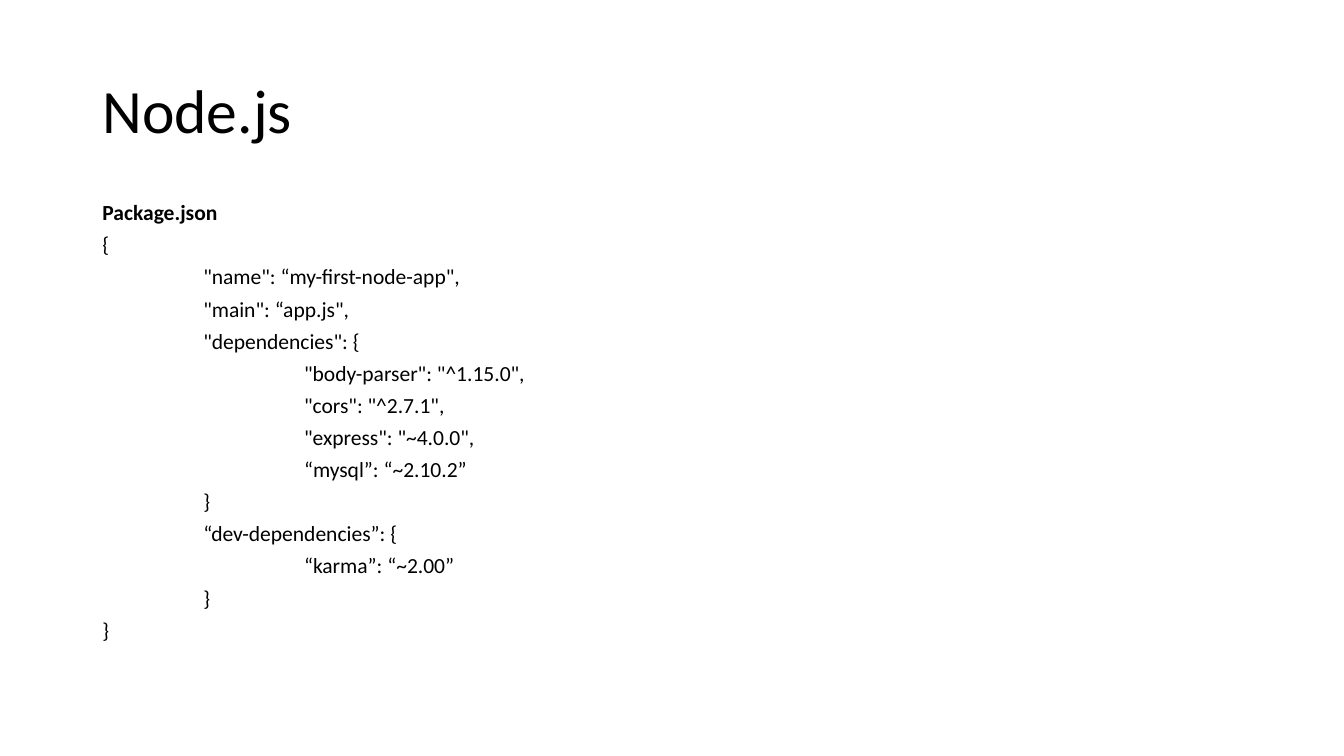
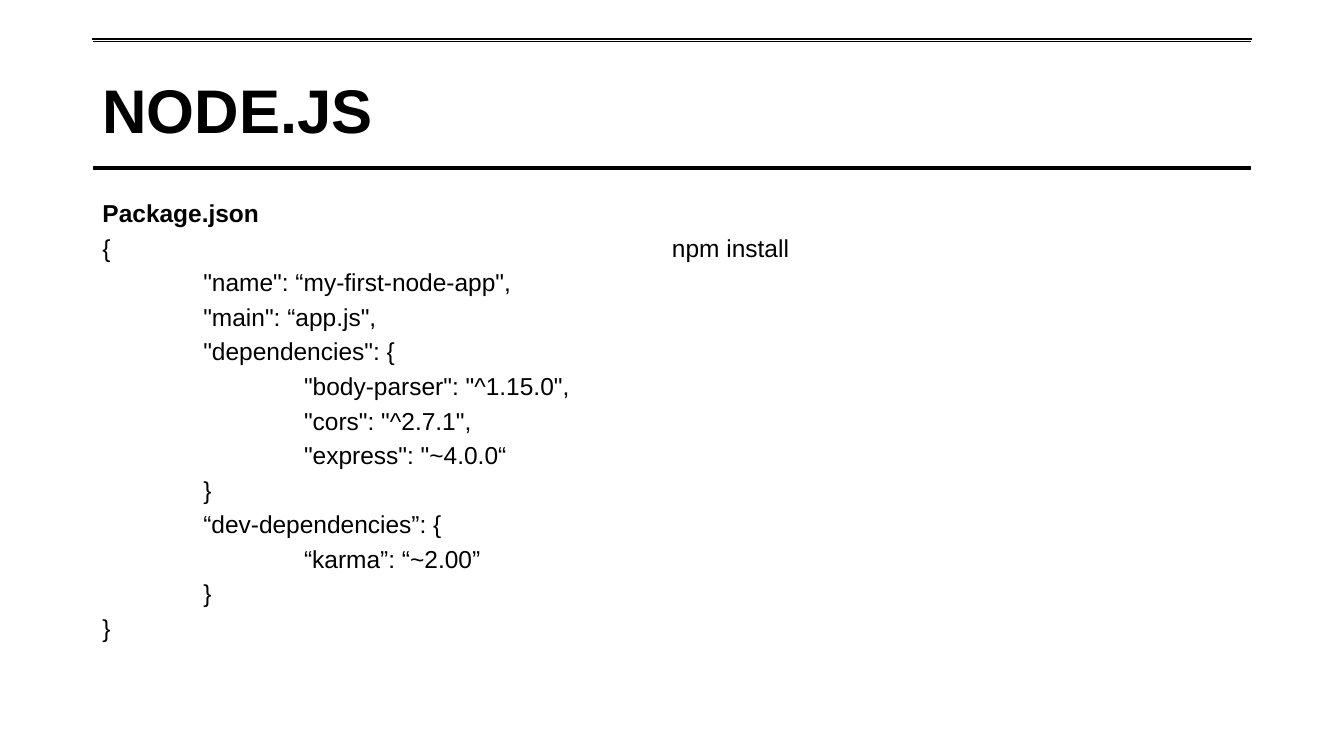
Before and after one commit to lipsitzm/PFNP, a slide deck: slide 105 of PFNP Single Day.pptx (slide 96 before the commit). Drawn at 1344x756 pixels with LibreOffice and Linux fonts; fonts in the diff are those of the drawing; background and template pictures are left out. Boxes give left, top, right and bottom in pixels: in the first picture for what was removed or moved away, otherwise in the second. Text is boxed around its words. In the diff, an @@ line names an element or a change of style, - is before the commit and + after.

```diff
--- a/PFNP Single Day.pptx
+++ b/PFNP Single Day.pptx
@@ title "NODE.JS": place and size @@
-title "NODE.JS" at bbox=[102, 90, 291, 144]
+title "NODE.JS" at bbox=[93, 40, 1252, 187]
@@ title "NODE.JS" at bbox=[93, 40, 1252, 187]: outline none to #FFFFFF 0.75 pt @@
@@ line added from (93, 40) to (1252, 40), #000000 3 pt @@
@@ title at bbox=[102, 90, 372, 134]: text changed; font Calibri to Arial; bold on @@
-Node.js
+NODE.JS
@@ line added from (93, 168) to (1252, 168), #000000 3 pt @@
@@ text "Package.json" at bbox=[102, 204, 789, 569]: columns 1 to 2 @@
@@ text at bbox=[102, 204, 570, 569]: size 15.4 to 17.5 pt, font Calibri to Arial in "Package.json", "{", ""name": “my-first-node-app",", ""main": “app.js"," and 8 more places @@
@@ text at bbox=[672, 239, 789, 262]: paragraph added @@
+npm install
@@ text at bbox=[304, 447, 507, 469]: text changed; size 15.4 to 17.5 pt; font Calibri to Arial @@
-"express": "~4.0.0",
-“mysql”: “~2.10.2”
+"express": "~4.0.0“
```
Also in this commit, not shown: 112 other slides changed, 11 slides added.
